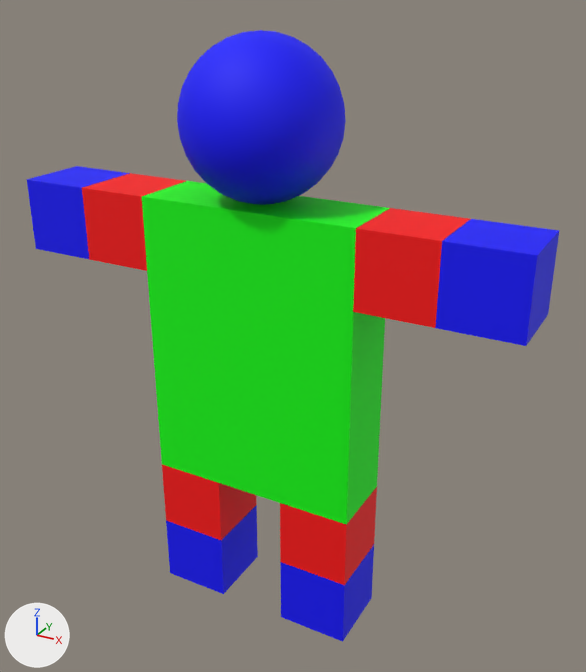
The FBX model AegisEngine/asset/model/human.fbx as it was, and as the next commit left it.
Before and after are seen from a camera (50 mm lens) standing at (0.0639, -0.1064, 0.1067) and looking at (0.0037, 0.003, 0.0519). Every picture has the same lights, and +X, +Y and +Z are marked at lower left. Where no turn or scale is listed for an object, it has been applied to the vertices.

In view in the first picture: 'Head', 'arm001', 'arm002', 'arm003', 'arm004', 'body', 'leg001', 'leg002', 'leg003', 'leg004'.
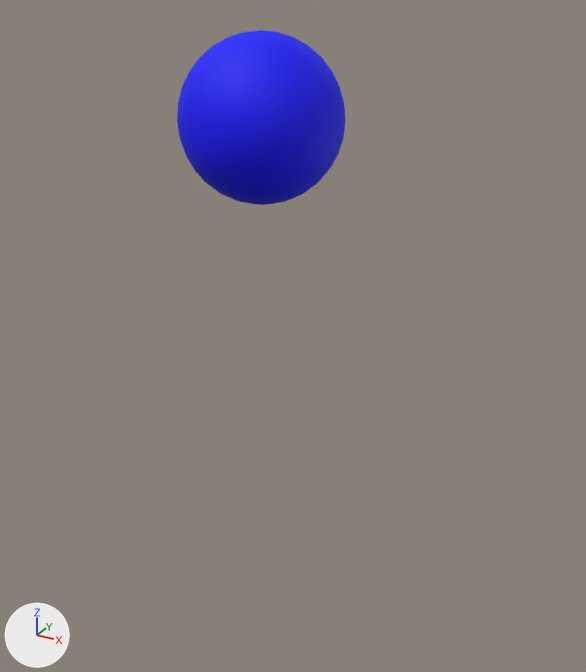
The newer file is also rescaled (x0.01) as a whole; pictures and numbers use the older file's frame.

Diff of the bpy script that builds the scene:
```diff
--- a/AegisEngine/asset/model/human.fbx.py
+++ b/AegisEngine/asset/model/human.fbx.py
@@ ob_arm001 @@
-ob_arm001 = bpy.data.objects.new('arm001', me_arm001_001)
-ob_arm001.location = (-0.025, 0.0, 0.0688)
@@ ob_leg003 @@
-ob_leg003 = bpy.data.objects.new('leg003', me_leg003_001)
-ob_leg003.location = (0.0125, 0.0, 0.0187)
@@ ob_arm004 @@
-ob_arm004 = bpy.data.objects.new('arm004', me_arm004_001)
-ob_arm004.location = (0.0375, 0.0, 0.0688)
@@ ob_leg004 @@
-ob_leg004 = bpy.data.objects.new('leg004', me_leg004_001)
-ob_leg004.location = (0.0125, 0.0, 0.0062)
@@ ob_leg001 @@
-ob_leg001 = bpy.data.objects.new('leg001', me_leg001_001)
-ob_leg001.location = (-0.0125, 0.0, 0.0188)
@@ ob_body @@
-ob_body = bpy.data.objects.new('body', me_body)
-ob_body.location = (0.0, 0.0, 0.05)
@@ ob_arm002 @@
-ob_arm002 = bpy.data.objects.new('arm002', me_arm002_001)
-ob_arm002.location = (-0.0375, 0.0, 0.0688)
@@ ob_arm003 @@
-ob_arm003 = bpy.data.objects.new('arm003', me_arm003_001)
-ob_arm003.location = (0.025, 0.0, 0.0688)
@@ ob_leg002 @@
-ob_leg002 = bpy.data.objects.new('leg002', me_leg002_001)
-ob_leg002.location = (-0.0125, 0.0, 0.0063)
```

Pixel boxes [x1, y1, x2, y2] of what changed, in the pictures (586 x 672 px):
'body', deleted (green): before [142, 181, 390, 525]
'arm004', deleted (blue): before [435, 219, 559, 346]
'arm003', deleted (red): before [353, 208, 470, 328]
'leg003', deleted (red): before [280, 487, 377, 585]
'arm001', deleted (red): before [82, 173, 186, 271]
'leg004', deleted (blue): before [280, 545, 374, 642]
'arm002', deleted (blue): before [27, 166, 129, 259]
'leg002', deleted (blue): before [166, 505, 258, 594]
'leg001', deleted (red): before [162, 465, 256, 540]
